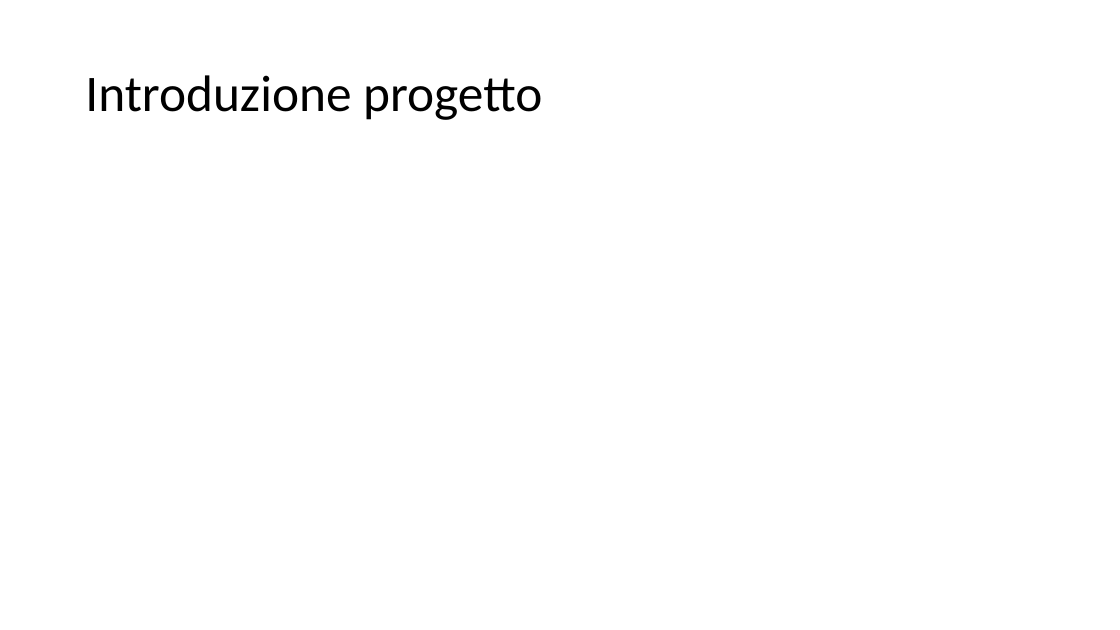
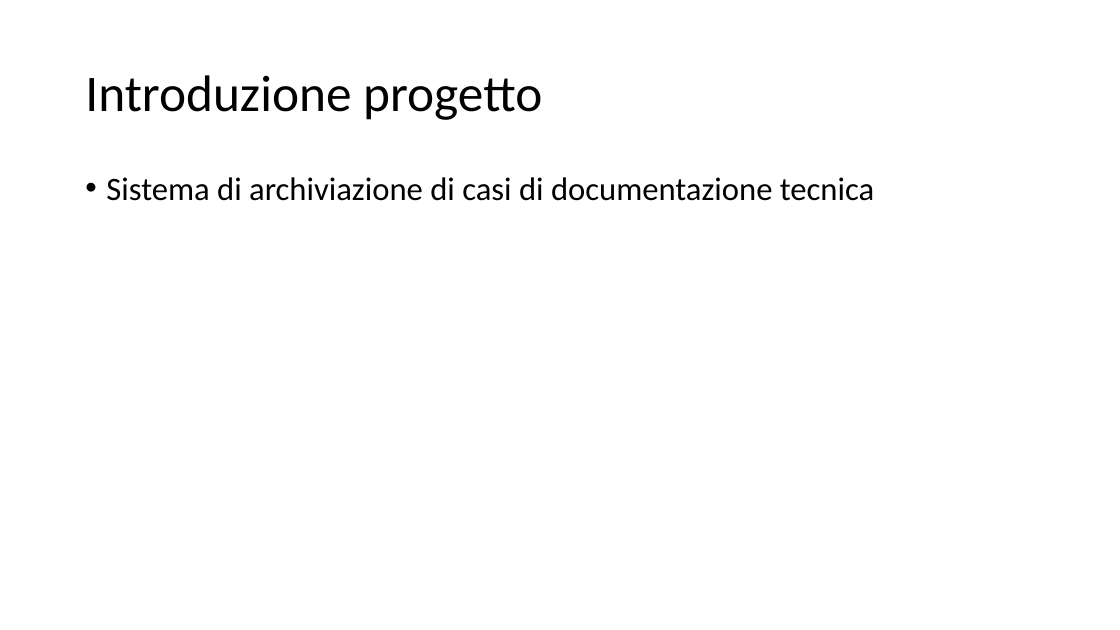
Before and after one commit to bryanbeffa/Knowledge-Base, a slide deck: slide 3 of Presentation/Knowledge Base.pptx. Drawn at 1120x630 pixels with LibreOffice and Linux fonts; fonts in the diff are those of the drawing. Boxes give left, top, right and bottom in pixels: in the first picture for what was removed or moved away, otherwise in the second. Text is boxed around its words. In the diff, an @@ line names an element or a change of style, - is before the commit and + after.

Commit message:
updated presentation

```diff
--- a/Presentation/Knowledge Base.pptx
+++ b/Presentation/Knowledge Base.pptx
@@ text added at <box>106,177,874,201</box>, 28 pt, text #000000 @@
+• Sistema di archiviazione di casi di documentazione tecnica
```
Also in this commit, not shown: 12 slides added, 2 slides removed.
